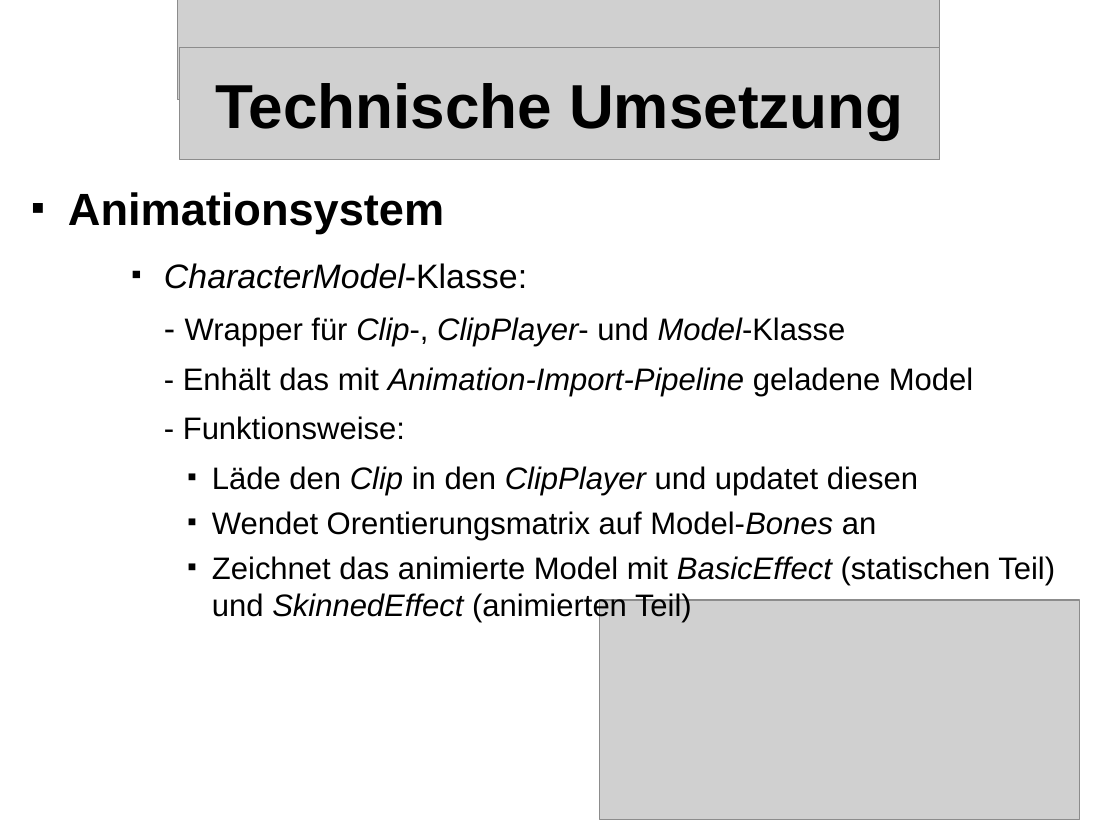
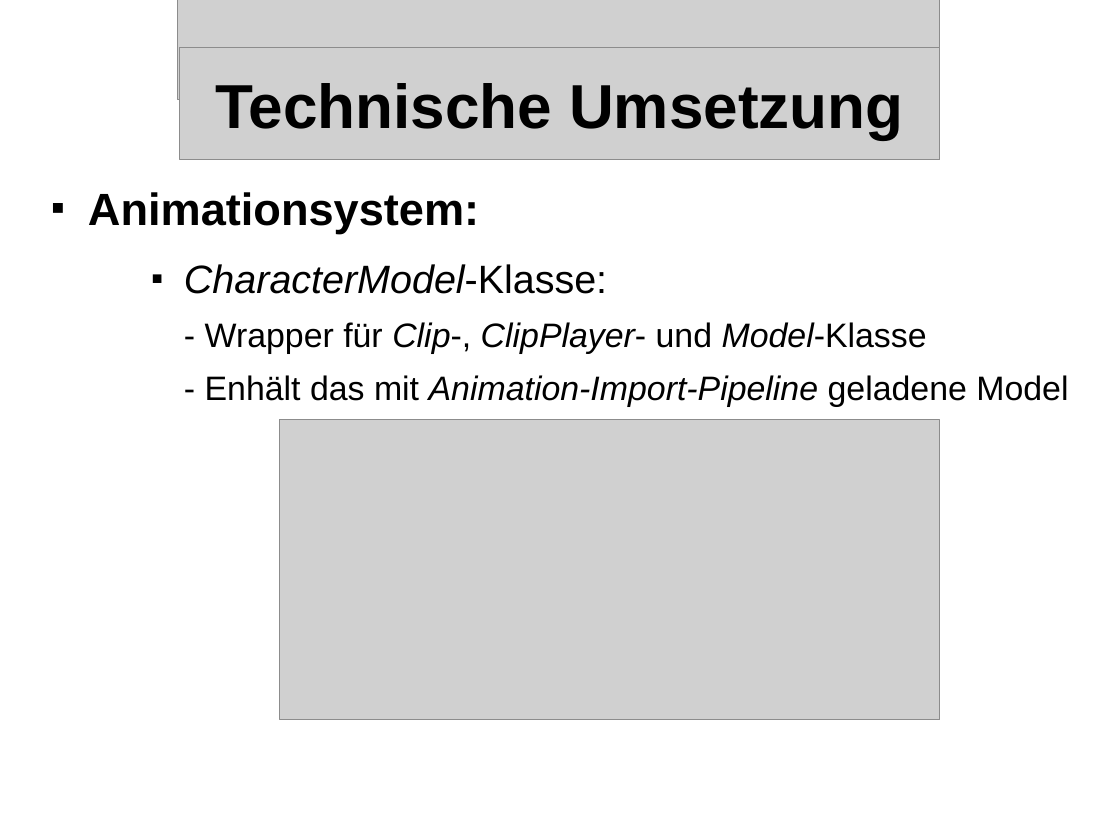
Before and after one commit to streber91/3D-Game-Project, a slide deck: slide 12 of Documents/Präsentationen/Underlord Abschlusspräsentation.odp (slide 13 before the commit). Drawn at 1120x840 pixels with LibreOffice and Linux fonts; fonts in the diff are those of the drawing; grey boxes stand for pictures; background and template pictures are left out. Boxes give left, top, right and bottom in pixels: in the first picture for what was removed or moved away, otherwise in the second. Text is boxed around its words. In the diff, an @@ line names an element or a change of style, - is before the commit and + after.

```diff
--- a/Documents/Präsentationen/Underlord Abschlusspräsentation.odp
+++ b/Documents/Präsentationen/Underlord Abschlusspräsentation.odp
@@ text "Animationsystem:": place and size @@
-text "Animationsystem:" at bbox=[68, 192, 1055, 623]
+text "Animationsystem:" at bbox=[88, 192, 1068, 407]
@@ text at bbox=[88, 192, 479, 233]: text changed @@
-■ Animationsystem
+■ Animationsystem:
@@ text at bbox=[184, 264, 1068, 407]: size 24 to 28 pt in "CharacterModel-Klasse:"; size 22 to 24 pt in "Wrapper für Clip-, ClipPlayer- und Model-Klasse", "- Enhält das mit Animation-Import-Pipeline geladene Model" @@
@@ text at bbox=[183, 416, 1055, 623]: paragraphs removed @@
-    - Funktionsweise:
-      ■ Läde den Clip in den ClipPlayer und updatet diesen
-      ■ Wendet Orentierungsmatrix auf Model-Bones an
-      ■ Zeichnet das animierte Model mit BasicEffect (statischen Teil)
-        und SkinnedEffect (animierten Teil)
@@ picture: place and size @@
-picture at bbox=[601, 601, 1080, 821]
+picture at bbox=[281, 420, 941, 720]
```
Also in this commit, not shown: 8 other slides changed, 1 slide removed.
